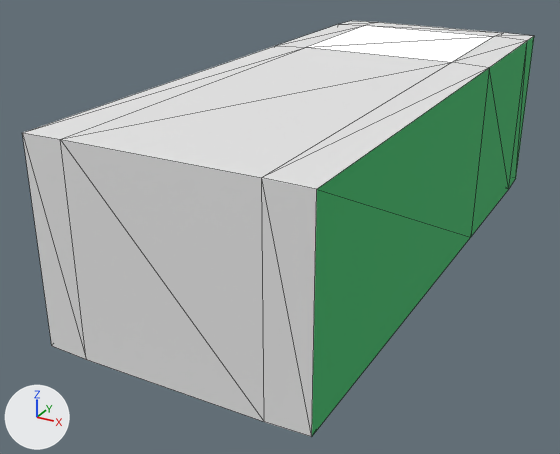
The glTF model scenes/cornell.glb: old version first, new version second.
Both versions are drawn from a 50 mm lens placed at (5.12, -14.16, 5.69), pointed at (-0.64, -3.68, 0.45). The axes (+X, +Y, +Z) are drawn at lower left. The lights are the same throughout. Mesh edges are drawn as thin lines. Where no turn or scale is listed for an object, it has been applied to the vertices. Vertices at the same position are counted once.

Objects in the first picture: 'Room'.
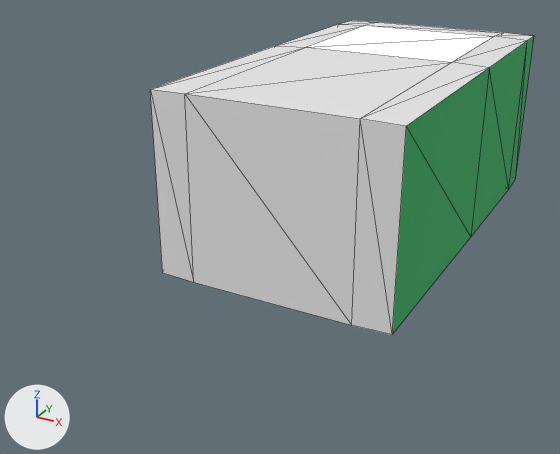
The change, as a list of edits to the scene's bpy script:
```text
Change me_cube:
    where me_cube.from_pydata(...)  # 64 vertices, 120 faces; spans x -2.0..2.0, y -7.72..2.07, z -0.1..3.0
    used by ob_room; location = (0.0, 0.0, 0.0)
    me_cube part 1: all 16 vertices in x -1.99..1.99, y -7.72..-7.65, z -0.07..2.97 are moved by (0.0, 2.51, 0.0)
```

Pixel boxes (x1, y1, x2, y2) of what changed, in the pictures (560 x 454 px; the box of a moved part takes in the faces that stretch with it):
'Room', reshaped (25% narrower, 24% shorter): before (22, 21, 534, 437); after (150, 21, 534, 335)
part 1 of me_cube, moved or reshaped: before (22, 47, 489, 437); after (150, 47, 489, 335)
